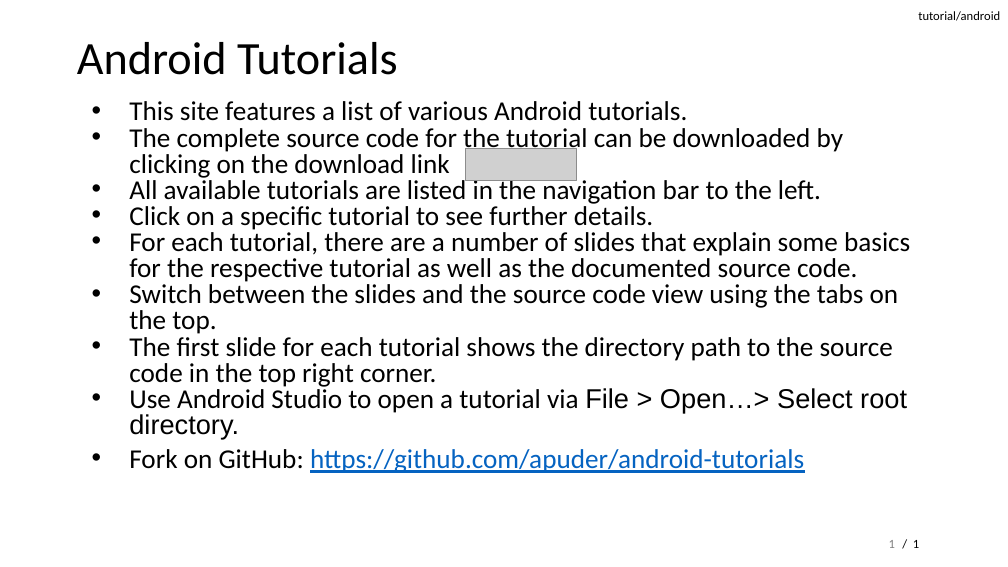
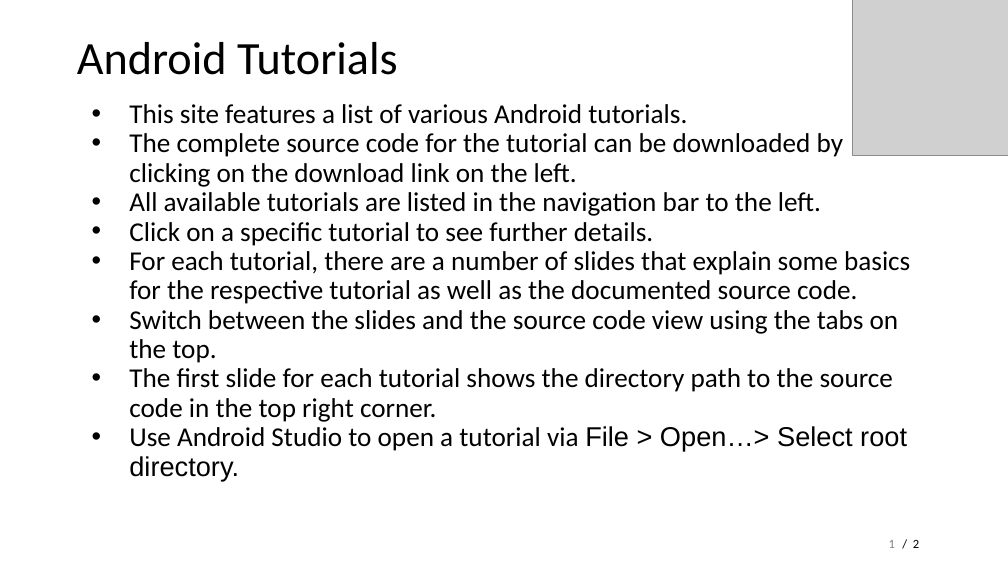
Before and after one commit to apuder/android-tutorials, a slide deck: slide 1 of doc/website/doc/slides.pptx. Drawn at 1008x567 pixels with LibreOffice and Linux fonts; fonts in the diff are those of the drawing; grey boxes stand for pictures. Boxes give left, top, right and bottom in pixels: in the first picture for what was removed or moved away, otherwise in the second. Text is boxed around its words. In the diff, an @@ line names an element or a change of style, - is before the commit and + after.

```diff
--- a/doc/website/doc/slides.pptx
+++ b/doc/website/doc/slides.pptx
@@ picture added at [852,0,1008,156] @@
@@ text removed at [918,11,1000,21] @@
-tutorial/android
@@ text at [129,104,910,480]: line spacing 0.8 to 0.9 @@
@@ text at [129,133,843,187]: text changed @@
-• The complete source code for the tutorial can be downloaded by clicking on the download link
+• The complete source code for the tutorial can be downloaded by clicking on the download link on the left.
@@ picture removed at [466,149,576,181] @@
@@ text at [129,449,804,473]: paragraph removed @@
-• Fork on GitHub: https://github.com/apuder/android-tutorials
@@ text at [913,540,919,548]: text changed @@
-/ 1
+/ 2
```
Also in this commit, not shown: 1 slide added, 1 other file.
